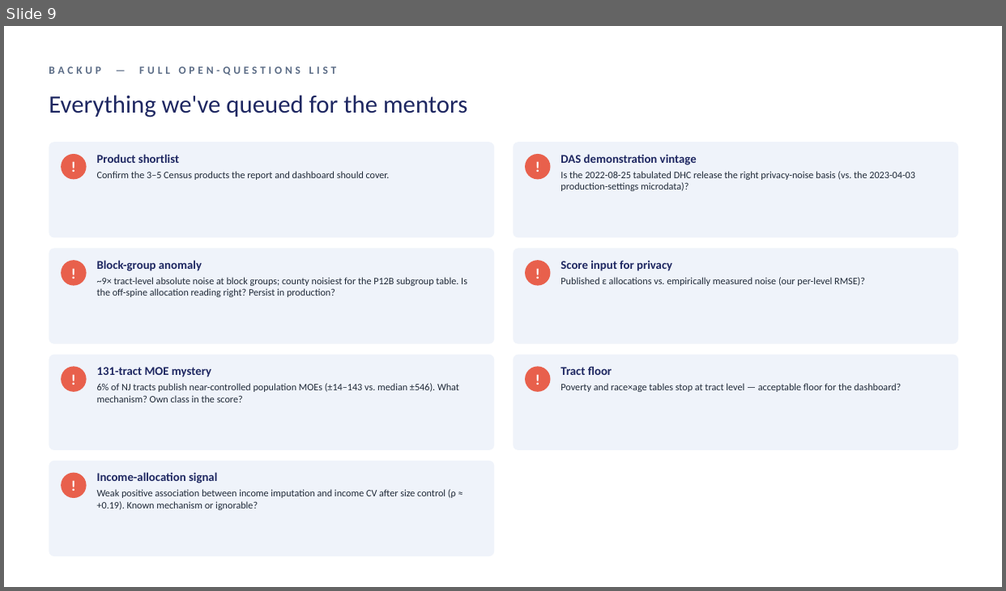
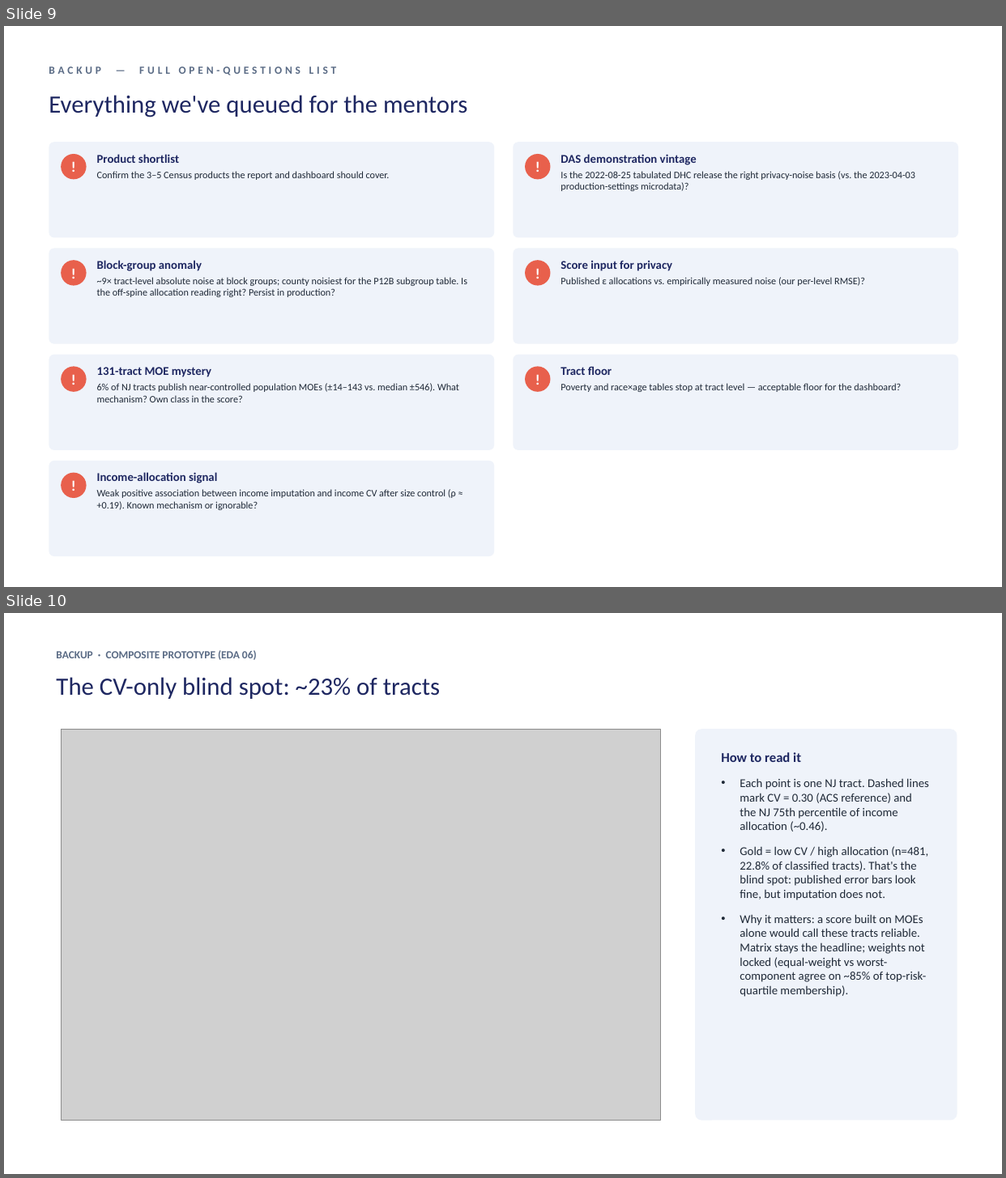
Before and after one commit to andrewswiniarski-hue/Census_Uncertainty_Analysis, a slide deck: docs/biweekly-2026-07-22.pptx. Shown one above the other, each under a label of ours: slide 9 before the commit, slides 9 and 10 after it. The pictures are 1006x591 and 1006x1178 pixels, drawn with LibreOffice and Linux fonts; fonts in the diff are those of the drawing; grey boxes stand for pictures. Boxes give left, top, right and bottom in pixels: in the first picture for what was removed or moved away, otherwise in the second. Text is boxed around its words. In the diff, an @@ line names an element or a change of style, - is before the commit and + after.

```diff
--- a/docs/biweekly-2026-07-22.pptx
+++ b/docs/biweekly-2026-07-22.pptx
@@ slide 10 added at box(4, 613, 1002, 1174), background #FFFFFF @@
@@ text added at box(56, 650, 257, 660), 10.5 pt, text #5A6B85, bold @@
+BACKUP · COMPOSITE PROTOTYPE (EDA 06)
@@ text added at box(56, 677, 440, 699), 24 pt, text #1E2761 @@
+The CV-only blind spot: ~23% of tracts
@@ picture added at box(62, 729, 661, 1121) @@
@@ rounded rectangle added at box(695, 729, 957, 1121), fill #EFF3FA @@
@@ text added at box(721, 752, 929, 997), 11.5 pt, text #1F2937 @@
+How to read it
+• Each point is one NJ tract. Dashed lines mark CV = 0.30 (ACS reference) and the NJ 75th percentile of income allocation (~0.46).
+• Gold = low CV / high allocation (n=481, 22.8% of classified tracts). That's the blind spot: published error bars look fine, but imputation does not.
+• Why it matters: a score built on MOEs alone would call these tracts reliable. Matrix stays the headline; weights not locked (equal-weight vs worst-component agree on ~85% of top-risk-quartile membership).
```
Also in this commit, not shown: 1 other slide added, 3 other files.
